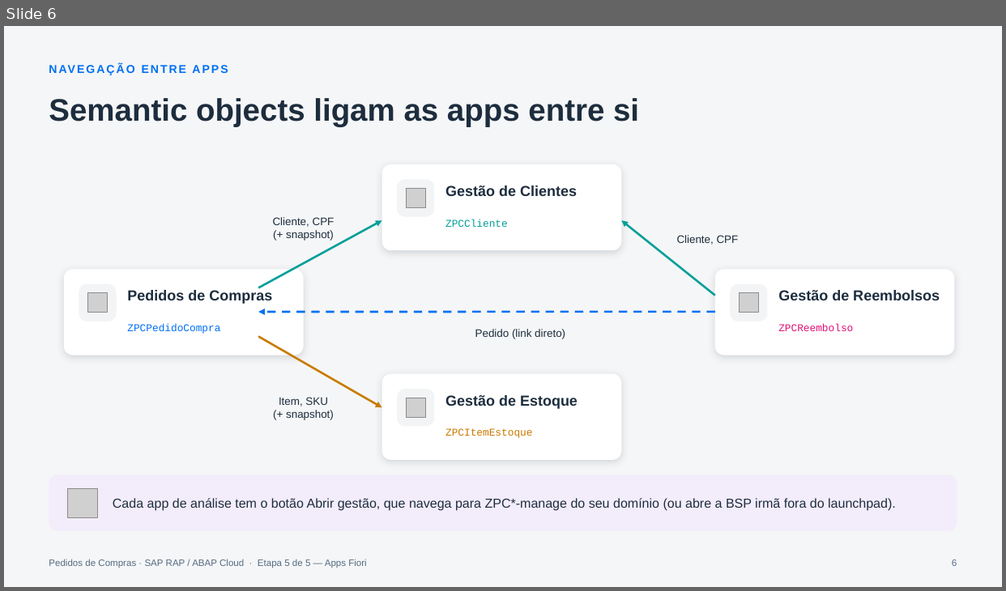
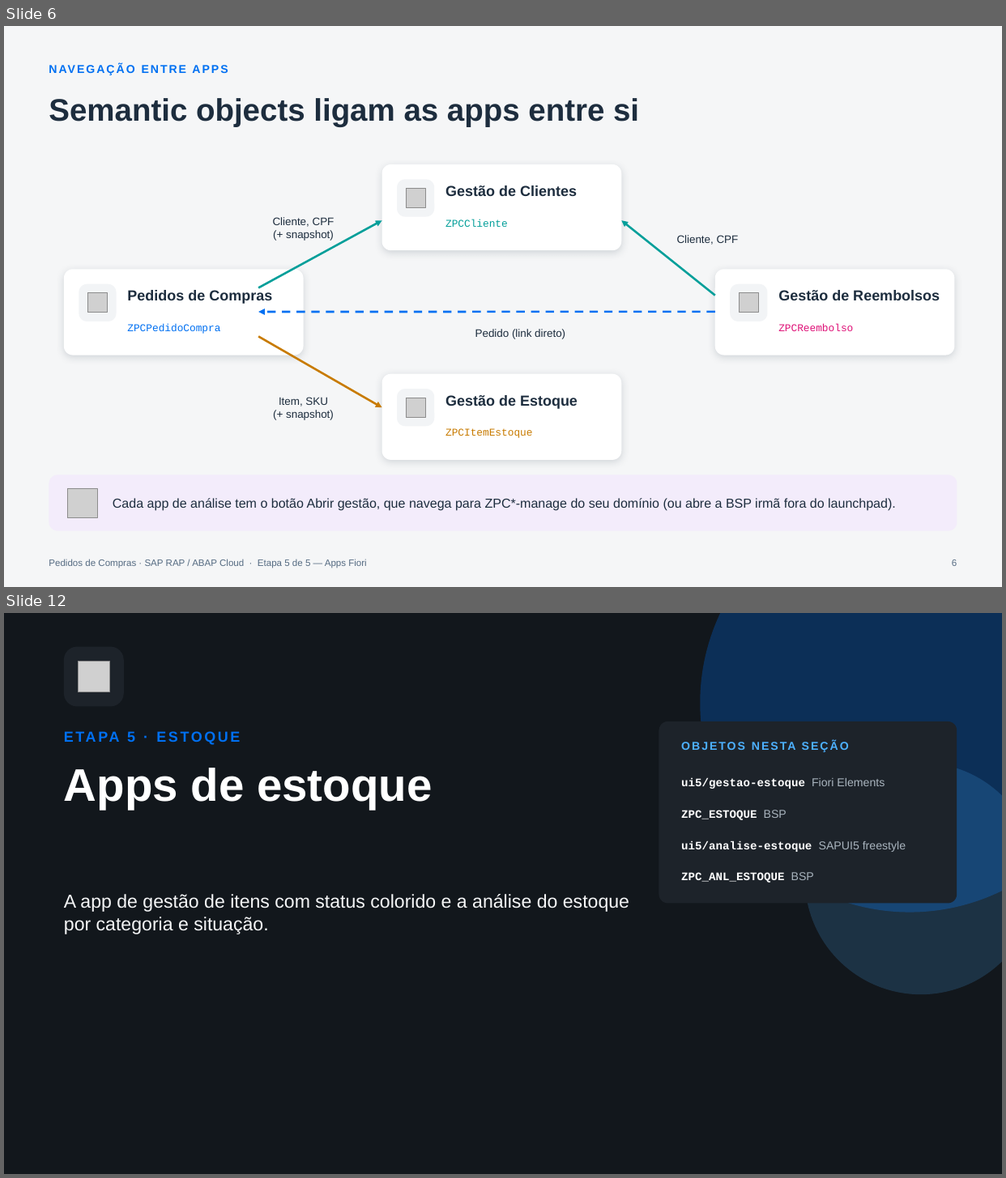
Before and after one commit to AdrianoBispo/sap-abap-rap-pedidos-de-compras-app, a slide deck: docs/apresentacoes/05-apps-fiori.pptx. Shown one above the other, each under a label of ours: slide 6 before the commit, slides 6 and 12 after it; the slides between them are not shown. The pictures are 1006x591 and 1006x1178 pixels, drawn with LibreOffice and Linux fonts; fonts in the diff are those of the drawing; grey boxes stand for pictures. Boxes give left, top, right and bottom in pixels: in the first picture for what was removed or moved away, otherwise in the second. Text is boxed around its words. In the diff, an @@ line names an element or a change of style, - is before the commit and + after.

```diff
--- a/docs/apresentacoes/05-apps-fiori.pptx
+++ b/docs/apresentacoes/05-apps-fiori.pptx
@@ slide 12 added at bbox=[4, 613, 1002, 1174], background #12171C @@
@@ ellipse added at bbox=[701, 613, 1002, 913], fill #0070F2 at 28% opacity @@
@@ rounded rectangle added at bbox=[64, 647, 124, 707], fill #1D232A @@
@@ picture added at bbox=[78, 661, 109, 692] @@
@@ text added at bbox=[127, 731, 135, 742], 14 pt, text #0070F2, bold @@
+ETAPA 5 · ESTOQUE
@@ rounded rectangle added at bbox=[659, 722, 957, 904], fill #1D232A @@
@@ text added at bbox=[681, 735, 935, 756], 11 pt, text #4DB1FF, bold @@
+OBJETOS NESTA SEÇÃO
@@ title added at bbox=[64, 768, 432, 809], 44 pt, text #FFFFFF, bold @@
+Apps de estoque
@@ text added at bbox=[681, 778, 884, 789], 11 pt, text #FFFFFF, bold @@
+ui5/gestao-estoque Fiori Elements
@@ ellipse added at bbox=[805, 763, 1002, 995], fill #4DB1FF at 18% opacity @@
@@ text added at bbox=[681, 810, 786, 820], 11 pt, text #FFFFFF, bold @@
+ZPC_ESTOQUE BSP
@@ text added at bbox=[681, 841, 906, 852], 11 pt, text #FFFFFF, bold @@
+ui5/analise-estoque SAPUI5 freestyle
@@ text added at bbox=[681, 872, 814, 883], 11 pt, text #FFFFFF, bold @@
+ZPC_ANL_ESTOQUE BSP
@@ text added at bbox=[64, 894, 629, 935], 18 pt, text #F5F6F7 @@
+A app de gestão de itens com status colorido e a análise do estoque por categoria e situação.
```
Also in this commit, not shown: 7 slides changed, 15 other slides added, 3 slides removed.
